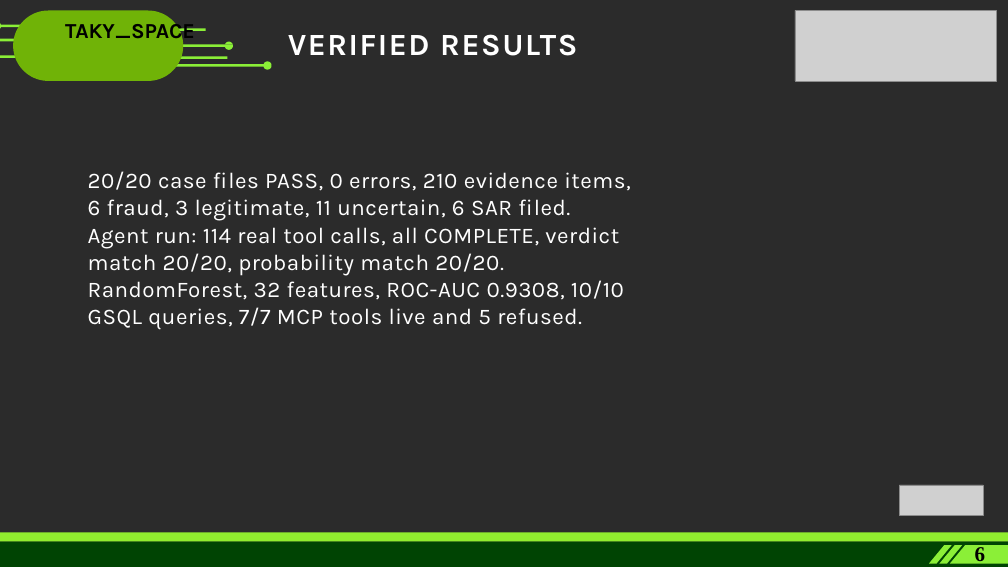
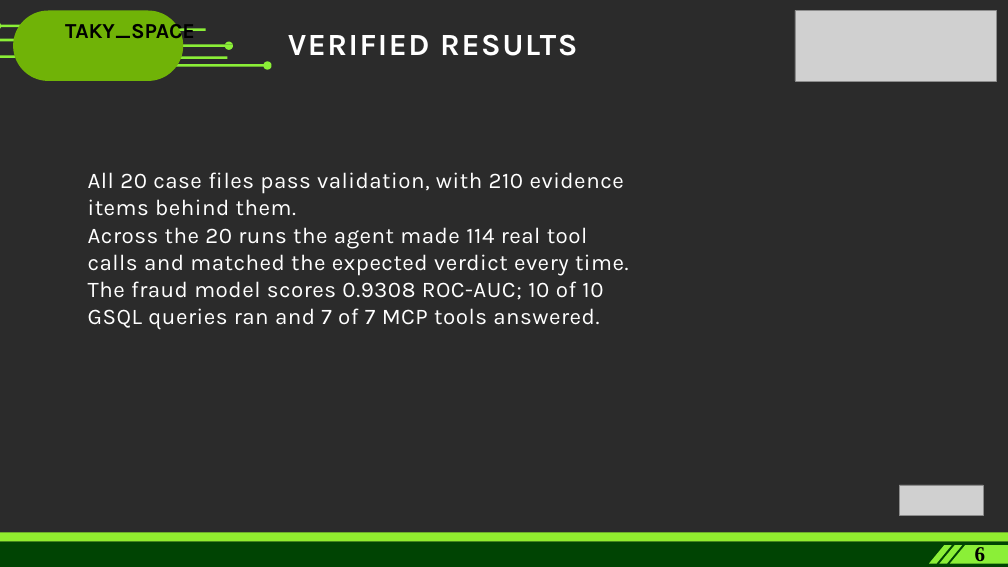
Before and after one commit to Taky170106/HHGOA, a slide deck: slide 6 of docs/HHGoa_2026_Presentation.pptx. Drawn at 1008x567 pixels with LibreOffice and Linux fonts; fonts in the diff are those of the drawing; grey boxes stand for pictures; background and template pictures are left out; a plain dark background stands for a picture behind light text. Boxes give left, top, right and bottom in pixels: in the first picture for what was removed or moved away, otherwise in the second. Text is boxed around its words. In the diff, an @@ line names an element or a change of style, - is before the commit and + after.

```diff
--- a/docs/HHGoa_2026_Presentation.pptx
+++ b/docs/HHGoa_2026_Presentation.pptx
@@ text at (x1=88, y1=172, x2=629, y2=330): text changed @@
-20/20 case files PASS, 0 errors, 210 evidence items, 6 fraud, 3 legitimate, 11 uncertain, 6 SAR filed.
-Agent run: 114 real tool calls, all COMPLETE, verdict match 20/20, probability match 20/20.
-RandomForest, 32 features, ROC-AUC 0.9308, 10/10 GSQL queries, 7/7 MCP tools live and 5 refused.
+All 20 case files pass validation, with 210 evidence items behind them.
+Across the 20 runs the agent made 114 real tool calls and matched the expected verdict every time.
+The fraud model scores 0.9308 ROC-AUC; 10 of 10 GSQL queries ran and 7 of 7 MCP tools answered.
```
Also in this commit, not shown: 7 other slides changed.
